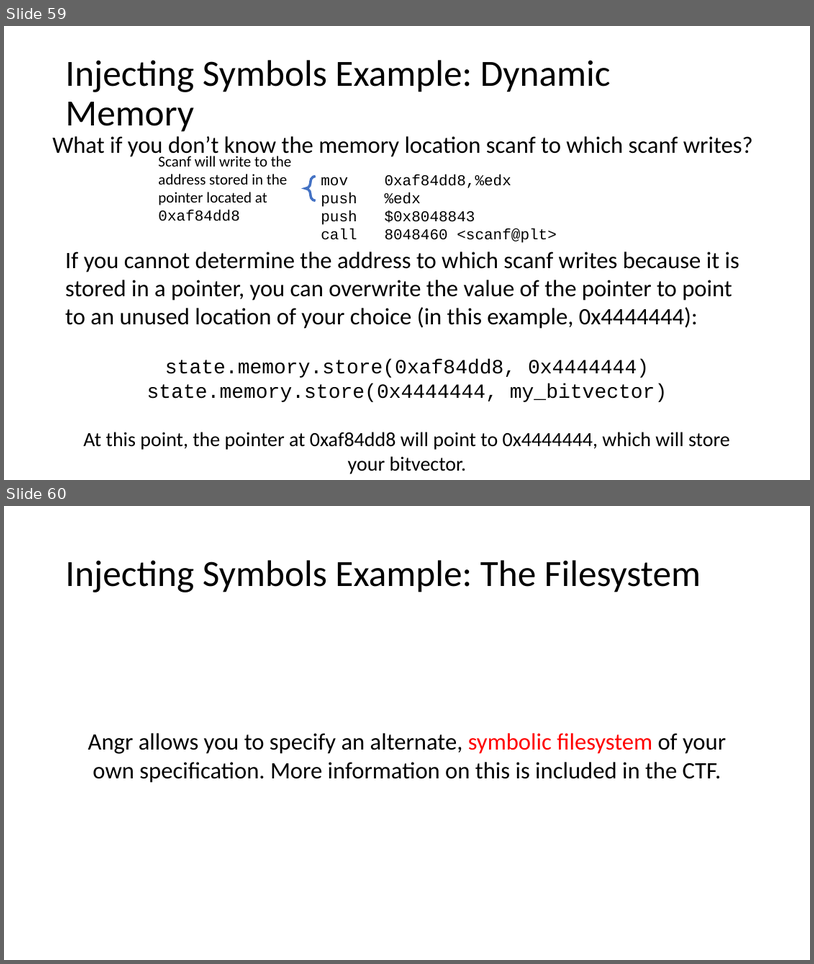
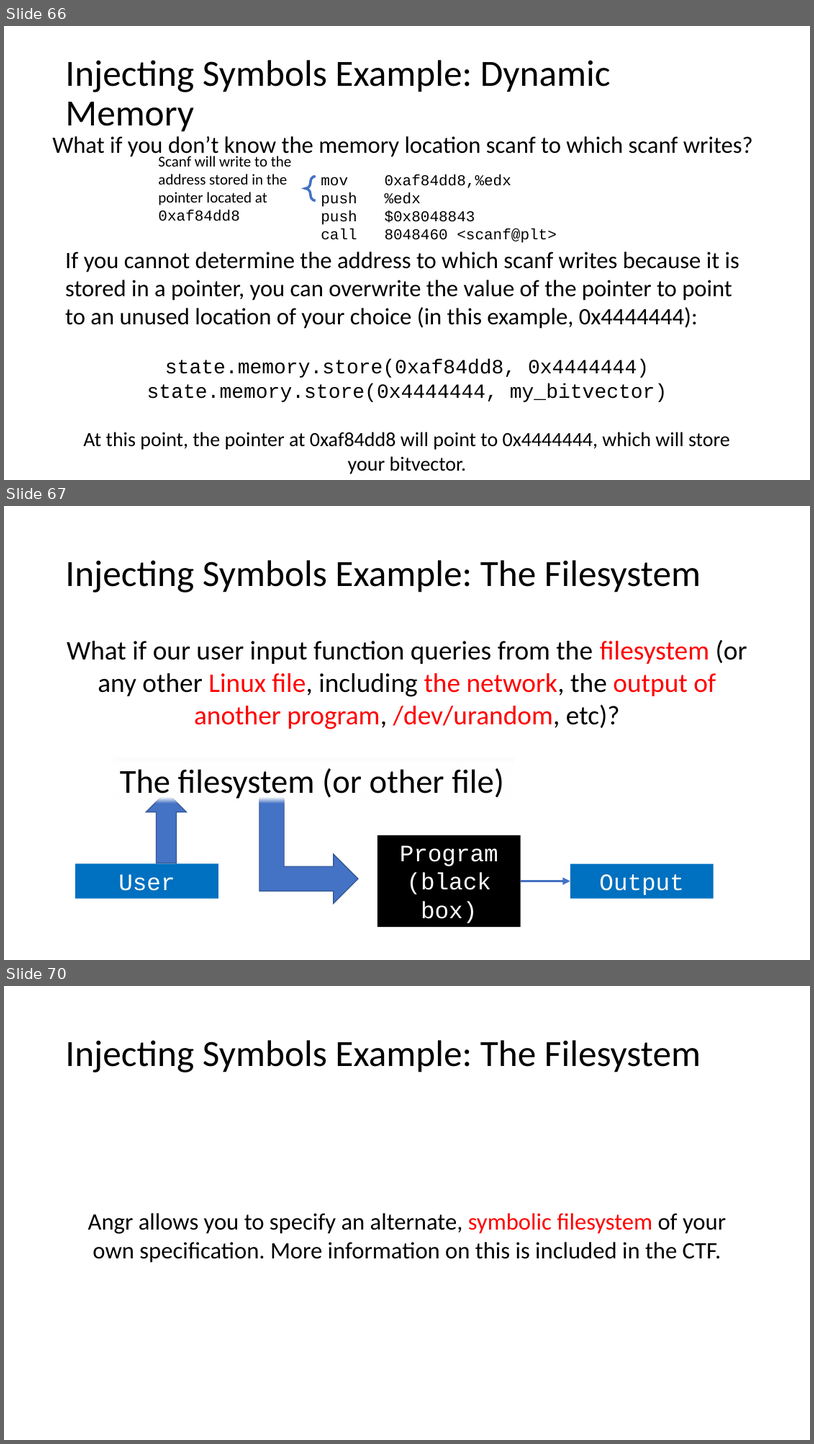
Before and after one commit to jakespringer/angr_ctf, a slide deck: SymbolicExecution.pptx. Shown one above the other, each under a label of ours: slides 59 and 60 before the commit, slides 66, 67 and 70 after it; the slides between them are not shown. The pictures are 814x964 and 814x1444 pixels, drawn with LibreOffice and Linux fonts; fonts in the diff are those of the drawing. Boxes give left, top, right and bottom in pixels: in the first picture for what was removed or moved away, otherwise in the second. Text is boxed around its words. In the diff, an @@ line names an element or a change of style, - is before the commit and + after.

```diff
--- a/SymbolicExecution.pptx
+++ b/SymbolicExecution.pptx
@@ slide 67 added at <box>4,506,810,960</box>, background #FFFFFF @@
@@ title added at <box>65,560,701,592</box>, 44 pt, text #000000 @@
+Injecting Symbols Example: The Filesystem
@@ text added at <box>67,640,748,729</box>, 32 pt, text #000000 @@
+What if our user input function queries from the filesystem (or any other Linux file, including the network, the output of another program, /dev/urandom, etc)?
@@ text added at <box>120,768,504,801</box>, 40 pt, text #000000 @@
+The filesystem (or other file)
@@ right arrow added at <box>147,792,187,863</box>, fill #4472C4, outline #325491 1 pt @@
@@ bent up arrow added at <box>260,792,358,903</box>, fill #4472C4, outline #325491 1 pt @@
@@ rectangle added at <box>378,835,521,926</box>, fill #000000, 28 pt, text #FFFFFF @@
+Program (black box)
@@ rectangle added at <box>75,864,219,898</box>, fill #0070C0, 28 pt, text #FFFFFF @@
+User input
@@ rectangle added at <box>571,864,714,898</box>, fill #0070C0, 28 pt, text #FFFFFF @@
+Output
@@ arrow added from (521, 881) to (571, 881), #4472C4 3 pt @@
@@ what was slide 59 is now slide 66 @@
@@ what was slide 60 is now slide 70 @@
```
Also in this commit, not shown: 1 slide changed, 20 other slides added, 1 slide removed.
